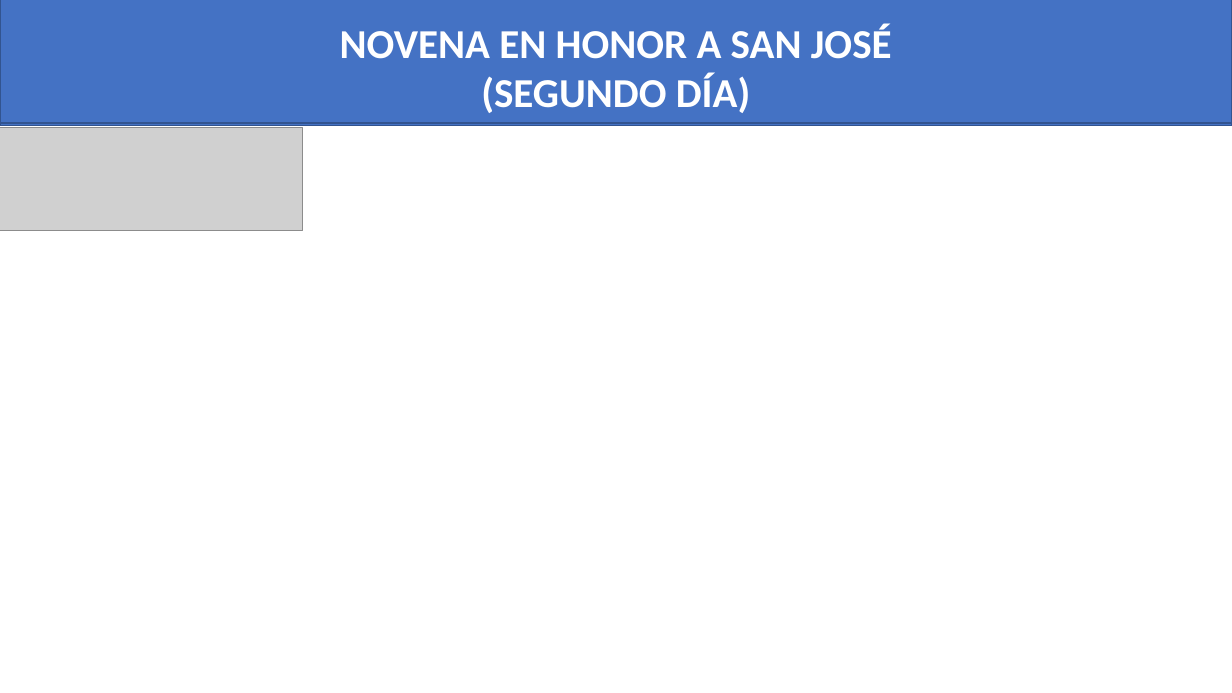
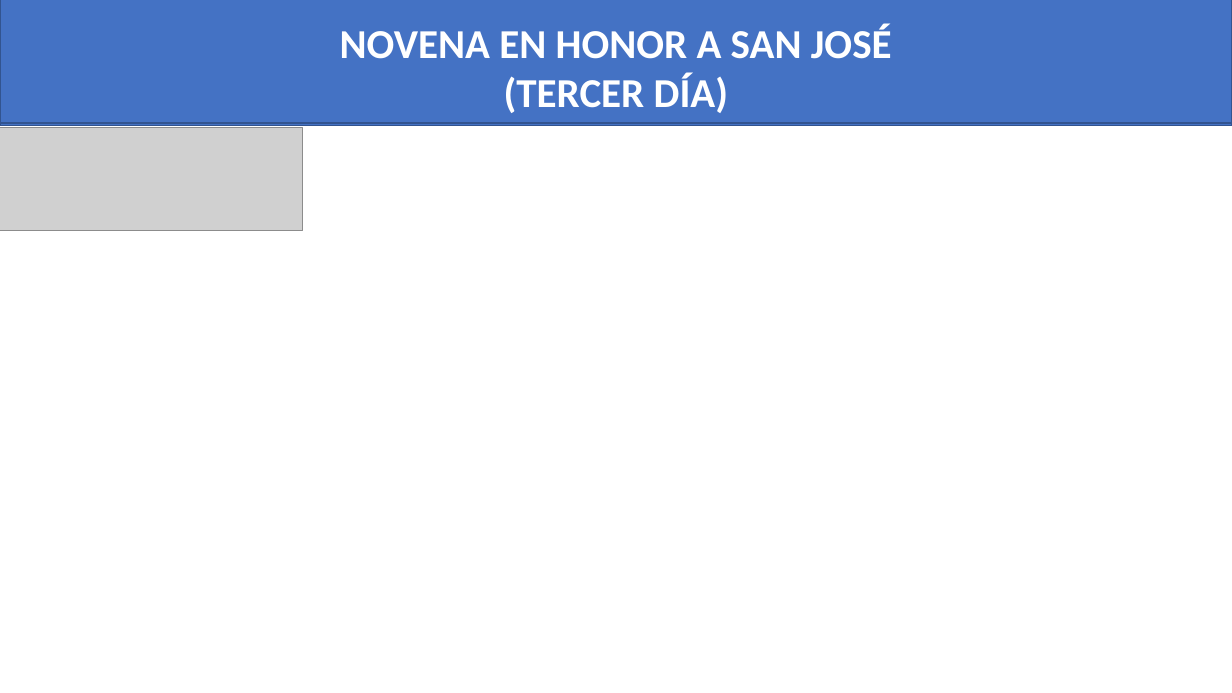
Before and after one commit to faontane-git/Santo-Rosario, a slide deck: slide 99 of Rosario+NovenaDía2.pptx. Drawn at 1232x693 pixels with LibreOffice and Linux fonts; fonts in the diff are those of the drawing; grey boxes stand for pictures; background and template pictures are left out. Boxes give left, top, right and bottom in pixels: in the first picture for what was removed or moved away, otherwise in the second. Text is boxed around its words. In the diff, an @@ line names an element or a change of style, - is before the commit and + after.

Commit message:
Tercer Día Novena

```diff
--- a/Rosario+NovenaDía2.pptx
+++ b/Rosario+NovenaDía2.pptx
@@ text in rectangle at (504, 73, 729, 113): text changed @@
-(SEGUNDO DÍA)
+(TERCER DÍA)
```
Also in this commit, not shown: 1 other slide changed.
